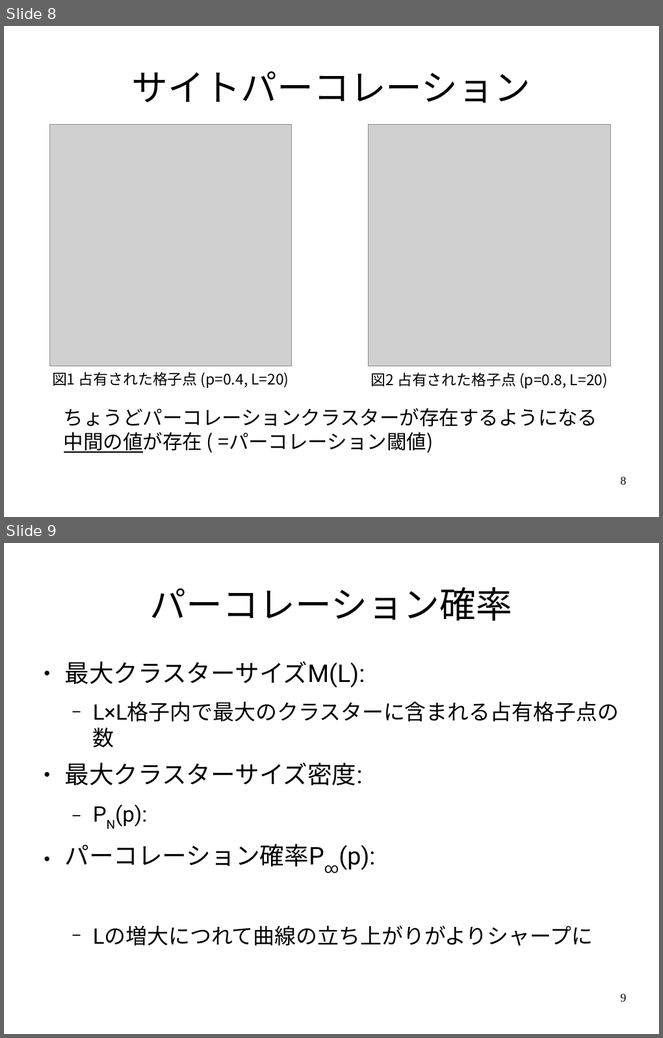
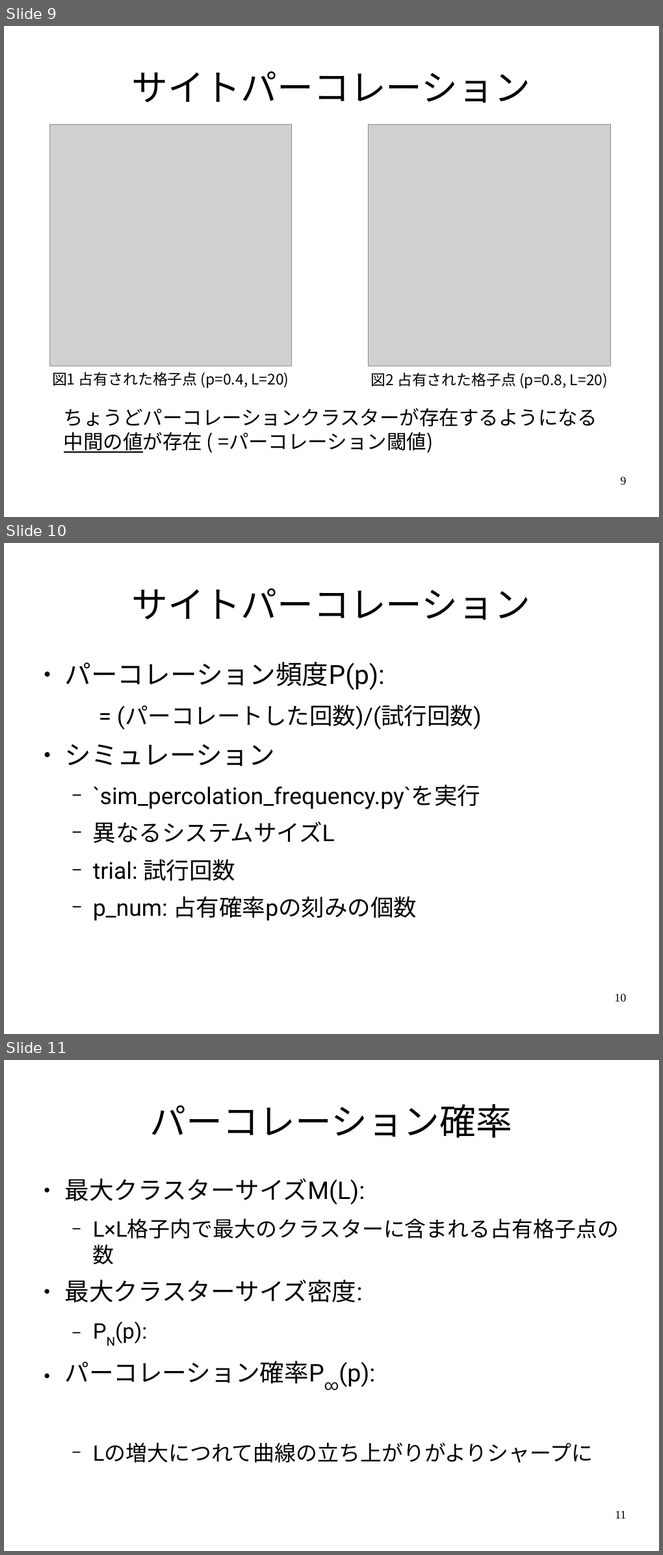
Before and after one commit to ssh0/SCS_yamlab2016, a slide deck: doc/slide.odp. Shown one above the other, each under a label of ours: slides 8 and 9 before the commit, slides 9, 10 and 11 after it. The pictures are 663x1038 and 663x1555 pixels, drawn with LibreOffice and Linux fonts; fonts in the diff are those of the drawing; grey boxes stand for pictures. Boxes give left, top, right and bottom in pixels: in the first picture for what was removed or moved away, otherwise in the second. Text is boxed around its words. In the diff, an @@ line names an element or a change of style, - is before the commit and + after.

```diff
--- a/doc/slide.odp
+++ b/doc/slide.odp
@@ slide 10 added at <box>4,543,659,1034</box>, background #FFFFFF @@
@@ title added at <box>132,588,530,620</box>, 44 pt, text #000000 @@
+サイトパーコレーション
@@ text added at <box>65,662,482,921</box>, 28 pt, text #000000 @@
+● パーコレーション頻度P(p):
+  = (パーコレートした回数)/(試行回数)
+● シミュレーション
+  − `sim_percolation_frequency.py`を実行
+  − 異なるシステムサイズL
+  − trial: 試行回数
+  − p_num: 占有確率pの刻みの個数
@@ page number added at <box>615,994,627,1002</box>, 14 pt, text #000000 @@
+10
@@ what was slide 8 is now slide 9 @@
@@ page number at <box>621,477,627,485</box>: text changed @@
-8
+9
@@ what was slide 9 is now slide 11 @@
@@ page number at <box>615,1511,626,1519</box>: text changed @@
-9
+11
```
Also in this commit, not shown: 2 slides changed, 8 other slides added.
